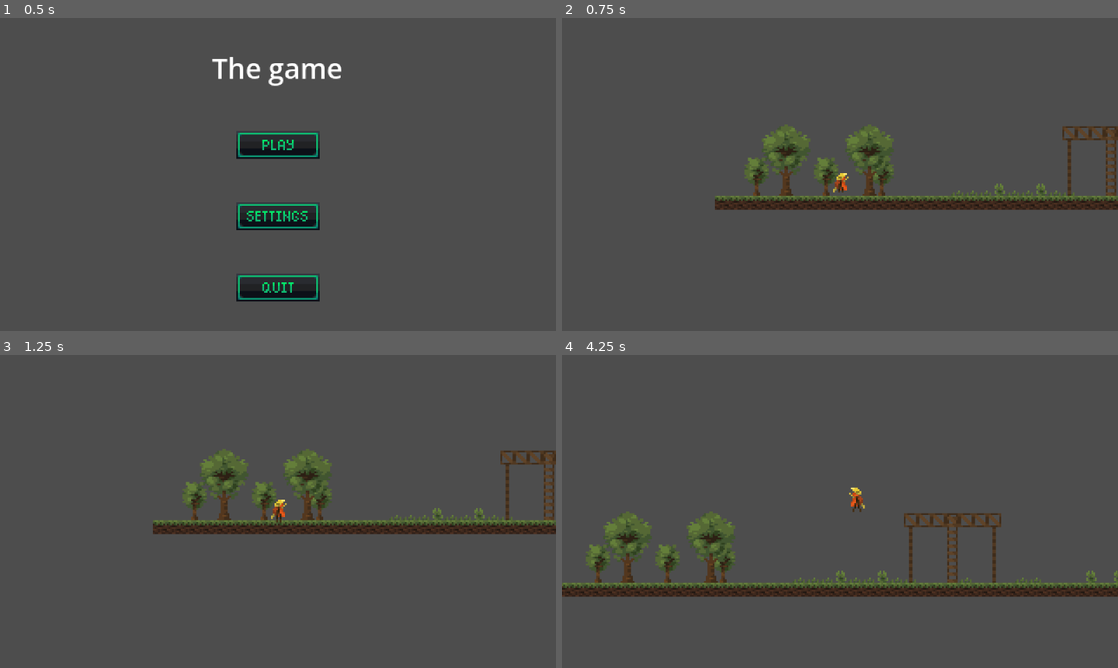
Above: before the commit, frames 1-4 (two rows, left to right).
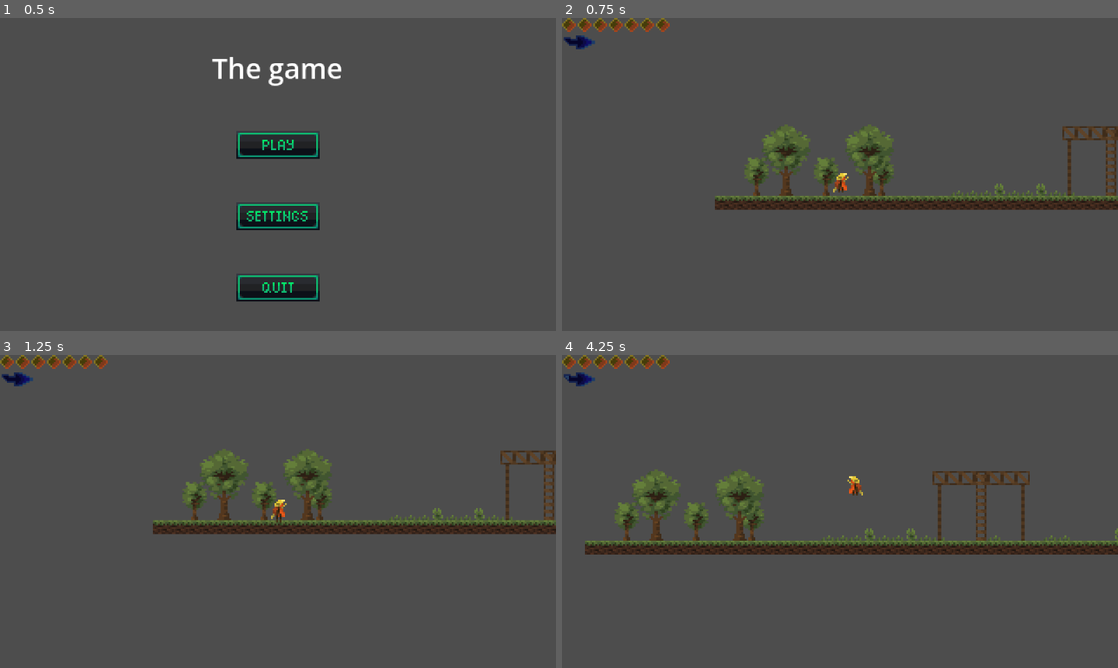
Above: after the commit, the same moments.

Repository: akent24/melonjam
Game: Godot game, scene res://scenes/control.tscn
The game is run twice, just before and just after one commit, with the same random seed, the same clock (stepped at 60 frames per second) and the same inputs.
Inputs (mouse positions are in pixels of both pictures, inside the frame that each line leads up to):
- Up to frame 1 (0.5 s): no input
- Up to frame 2 (0.75 s): click (840, 146) at 0.5 s
- Up to frame 3 (1.25 s): no input
- Up to frame 4 (4.25 s): tap Enter (ui_accept) at 1.25, 1.52, 1.82, 2.27, 2.3, 2.57, 2.85, 3.77, 4.07 s; move the mouse to (962, 495) at 1.27 s; hold D (move_right) 1.28-2.78 s; click (962, 495) at 1.35 s; tap Shift (dash, bound only after the commit) at 1.55, 2.1, 3.8 s; move the mouse to (728, 527) at 2.02 s; move the mouse to (895, 442) at 2.77 s; hold A (move_left) 2.78-3.53 s; click (895, 442) at 3.05 s; move the mouse to (812, 574) at 3.52 s; hold D (move_right) from 3.53 s (still down); click (812, 574) at 3.6 s

Frame 1 is identical in both runs. In frame 2, 0.7% of the frame differs, in the area x 0-20%, y 0-10%; in frame 3, 0.7%; in frame 4, 16%, in the area x 0-100%, y 0-78%.

Commit message:
Zombie import, UI WIP

Diff:
--- a/project.godot
+++ b/project.godot
@@ -49,6 +49,11 @@
 , Object(InputEventKey,"resource_local_to_scene":false,"resource_name":"","device":-1,"window_id":0,"alt_pressed":false …(183 unchanged characters)…
 ]
 }
+dash={
+"deadzone": 0.2,
+"events": [Object(InputEventKey,"resource_local_to_scene":false,"resource_name":"","device":-1,"window_id":0,"alt_pressed":false,"shift_pressed":false,"ctrl_pressed":false,"meta_pressed":false,"pressed":false,"keycode":0,"physical_keycode":4194325,"key_label":0,"unicode":0,"location":0,"echo":false,"script":null)
+]
+}
 
 [physics]
 
--- /dev/null
+++ b/scenes/Heart.tscn
@@ -0,0 +1,25 @@
+[gd_scene format=3 uid="uid://b8bb2arqnjc64"]
+
+[ext_resource type="Texture2D" uid="uid://dcfoxhxwsjate" path="res://assets/sprites/hp.png" id="1_mvrql"]
+[ext_resource type="Texture2D" uid="uid://b6fwj0mxelf4" path="res://assets/sprites/hp_orb2.png" id="2_jbxta"]
+[ext_resource type="Texture2D" uid="uid://bd63yhqrg0kat" path="res://assets/sprites/hp_orb1.png" id="3_6okdh"]
+
+[sub_resource type="SpriteFrames" id="SpriteFrames_57qmd"]
+animations = [{
+"frames": [{
+"duration": 1.0,
+"texture": ExtResource("1_mvrql")
+}, {
+"duration": 1.0,
+"texture": ExtResource("2_jbxta")
+}, {
+"duration": 1.0,
+"texture": ExtResource("3_6okdh")
+}],
+"loop": 1,
+"name": &"default",
+"speed": 5.0
+}]
+
+[node name="AnimatedSprite2D" type="AnimatedSprite2D" unique_id=1320991527]
+sprite_frames = SubResource("SpriteFrames_57qmd")
--- /dev/null
+++ b/scenes/UI.tscn
@@ -0,0 +1,80 @@
+[gd_scene format=3 uid="uid://clpvcsdfmbuh"]
+
+[ext_resource type="PackedScene" uid="uid://b8bb2arqnjc64" path="res://scenes/Heart.tscn" id="1_0gp8r"]
+[ext_resource type="Script" uid="uid://clqahydejgko6" path="res://scenes/ui.gd" id="1_7paak"]
+[ext_resource type="Texture2D" uid="uid://dn12t1j1cuhku" path="res://assets/sprites/roll_no1.png" id="2_8hp1u"]
+[ext_resource type="Texture2D" uid="uid://bkfko7m55qs36" path="res://assets/sprites/roll_no2.png" id="3_jgm0l"]
+[ext_resource type="Texture2D" uid="uid://bu7mgm2ji34dx" path="res://assets/sprites/roll_no3.png" id="4_k7gpq"]
+[ext_resource type="Texture2D" uid="uid://beds7urap4uc3" path="res://assets/sprites/roll_no4.png" id="5_a8gye"]
+[ext_resource type="Texture2D" uid="uid://ctjten8yewu31" path="res://assets/sprites/roll_no5.png" id="6_i58dl"]
+[ext_resource type="Texture2D" uid="uid://l5gmwq3hhfov" path="res://assets/sprites/roll_no6.png" id="7_5w214"]
+[ext_resource type="Texture2D" uid="uid://llrbh5sdch22" path="res://assets/sprites/roll_no7.png" id="8_1m5mi"]
+[ext_resource type="Texture2D" uid="uid://g7k4jja81x4e" path="res://assets/sprites/roll_no8.png" id="9_xfvq4"]
+[ext_resource type="Texture2D" uid="uid://bkttcspmve10k" path="res://assets/sprites/roll_no9.png" id="10_w4bgk"]
+[ext_resource type="Texture2D" uid="uid://b07abbse8dqxv" path="res://assets/sprites/roll_no10.png" id="11_nuyhn"]
+
+[sub_resource type="SpriteFrames" id="SpriteFrames_yf5fn"]
+animations = [{
+"frames": [{
+"duration": 1.0,
+"texture": ExtResource("2_8hp1u")
+}, {
+"duration": 1.0,
+"texture": ExtResource("3_jgm0l")
+}, {
+"duration": 1.0,
+"texture": ExtResource("4_k7gpq")
+}, {
+"duration": 1.0,
+"texture": ExtResource("5_a8gye")
+}, {
+"duration": 1.0,
+"texture": ExtResource("6_i58dl")
+}, {
+"duration": 1.0,
+"texture": ExtResource("7_5w214")
+}, {
+"duration": 1.0,
+"texture": ExtResource("8_1m5mi")
+}, {
+"duration": 1.0,
+"texture": ExtResource("9_xfvq4")
+}, {
+"duration": 1.0,
+"texture": ExtResource("10_w4bgk")
+}, {
+"duration": 1.0,
+"texture": ExtResource("11_nuyhn")
+}],
+"loop": 1,
+"name": &"default",
+"speed": 5.0
+}]
+
+[node name="UI" type="CanvasLayer" unique_id=1818658930]
+script = ExtResource("1_7paak")
+
+[node name="Heart1" parent="." unique_id=1320991527 instance=ExtResource("1_0gp8r")]
+position = Vector2(58, 4)
+
+[node name="Heart2" parent="." unique_id=1129201265 instance=ExtResource("1_0gp8r")]
+position = Vector2(49, 4)
+
+[node name="Heart3" parent="." unique_id=1907612080 instance=ExtResource("1_0gp8r")]
+position = Vector2(40, 4)
+
+[node name="Heart4" parent="." unique_id=1794187259 instance=ExtResource("1_0gp8r")]
+position = Vector2(31, 4)
+
+[node name="Heart5" parent="." unique_id=1991494315 instance=ExtResource("1_0gp8r")]
+position = Vector2(22, 4)
+
+[node name="Heart6" parent="." unique_id=1684122208 instance=ExtResource("1_0gp8r")]
+position = Vector2(13, 4)
+
+[node name="Heart7" parent="." unique_id=1674781179 instance=ExtResource("1_0gp8r")]
+position = Vector2(4, 4)
+
+[node name="Dash" type="AnimatedSprite2D" parent="." unique_id=1111533991]
+position = Vector2(10, 14)
+sprite_frames = SubResource("SpriteFrames_yf5fn")
--- a/scenes/level.tscn
+++ b/scenes/level.tscn
@@ -2,6 +2,7 @@
 
 [ext_resource type="Texture2D" uid="uid://dxit3742vpyou" path="res://assets/sprites/decor_location.png" id="1_2q6dc"]
 [ext_resource type="PackedScene" uid="uid://c6r0wucnu311y" path="res://scenes/main_hero.tscn" id="2_w7c3h"]
+[ext_resource type="PackedScene" uid="uid://clpvcsdfmbuh" path="res://scenes/UI.tscn" id="3_w8frs"]
 
 [sub_resource type="TileSetAtlasSource" id="TileSetAtlasSource_w8frs"]
 texture = ExtResource("1_2q6dc")
@@ -105,3 +106,5 @@
 
 [node name="CharacterBody2D" parent="." unique_id=65108906 instance=ExtResource("2_w7c3h")]
 position = Vector2(-56, 128)
+
+[node name="UI" parent="." unique_id=1818658930 instance=ExtResource("3_w8frs")]
--- a/scenes/main_hero.tscn
+++ b/scenes/main_hero.tscn
@@ -40,7 +40,7 @@
 }],
 "loop": 0,
 "name": &"attak",
-"speed": 10.0
+"speed": 15.0
 }]
 
 [sub_resource type="RectangleShape2D" id="RectangleShape2D_yf5fn"]
@@ -119,7 +119,7 @@
 "duration": 1.0,
 "texture": SubResource("AtlasTexture_48krb")
 }, {
-"duration": 1.0,
+"duration": 1.5,
 "texture": SubResource("AtlasTexture_rdcmj")
 }, {
 "duration": 1.0,
@@ -130,7 +130,7 @@
 }],
 "loop": 1,
 "name": &"attak",
-"speed": 10.0
+"speed": 15.0
 }, {
 "frames": [{
 "duration": 1.0,
--- /dev/null
+++ b/scenes/ui.gd
@@ -0,0 +1 @@
+extends CanvasLayer
--- a/scripts/main_hero.gd
+++ b/scripts/main_hero.gd
@@ -1,19 +1,25 @@
 extends CharacterBody2D
-
-
+@onready var UI = $"../UI"
 const SPEED = 70.0
 const JUMP_VELOCITY = -200.0
-var player_stats = { "player_hp": 7,
+var player_stats = { "player_hp": 7, "attak_damage": 40,
 }
+var dash_fill_amount := 0.0
+var dash_cooldown := 0.0
 var is_attacking := false
 func _physics_process(delta: float) -> void:
+	if dash_cooldown > 0.0:
+		dash_cooldown -= delta
+		if dash_cooldown <= 0.0:
+			dash_cooldown = 0.0
 	if not is_on_floor():
 		velocity += get_gravity() * 0.5 * delta
-		$AnimatedSprite2D.play("jamp")
-	if Input.is_action_just_pressed("ui_accept") and is_on_floor():
+		if is_attacking == false:
+			$AnimatedSprite2D.play("jamp")
+	if Input.is_action_just_pressed("ui_accept") and is_on_floor() and is_attacking == false:
 		velocity.y = JUMP_VELOCITY
 	var direction := Input.get_axis("move_left", "move_right")
-	if direction:
+	if direction and is_attacking == false:
 		velocity.x = direction * SPEED
 		if direction < 0:
 			$AnimatedSprite2D.flip_h = false
@@ -30,6 +36,10 @@
 			$AnimatedSprite2D.play("idle")
 		else:
 			$AnimatedSprite2D.play("walk")
+		if Input.is_action_just_pressed("dash") and dash_cooldown == 0.0:
+			dash_cooldown = 3.0
+			UI.get_node("Dash").frame = 1
+
 	move_and_slide()
 	attak()
 
@@ -42,7 +52,7 @@
 		$Area2D/CollisionShape2D.disabled = false
 
 func get_damage() -> void:
-	pass
+	player_stats["player_hp"] -= 1
 
 
 func _on_animated_sprite_2d_animation_finished() -> void:
Not shown, added: assets/sprites/zombattak.png.import
Not shown, added: assets/sprites/zombe_attak.png.import
Not shown, added: assets/sprites/zombe_dead.png.import
Not shown, added: assets/sprites/zombe_idle.png.import
Not shown, added: assets/sprites/zombe_walk.png.import
Not shown, added: scenes/ui.gd.uid
